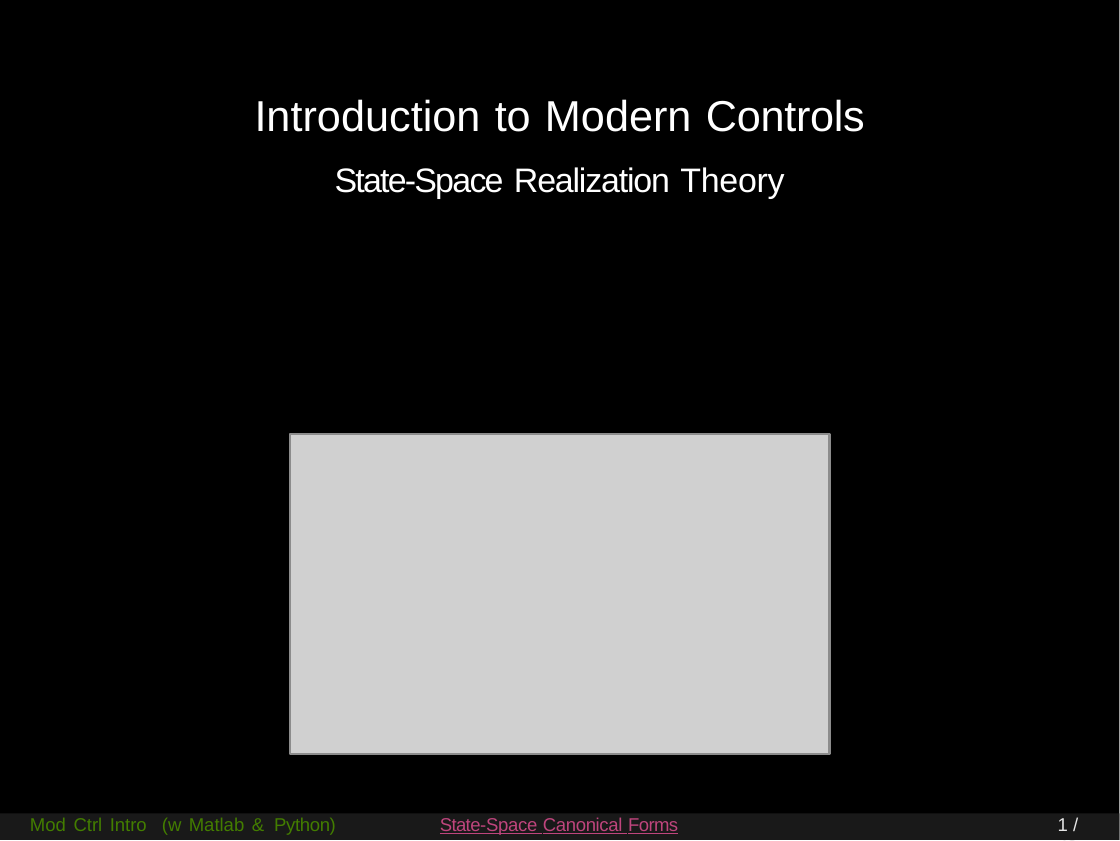
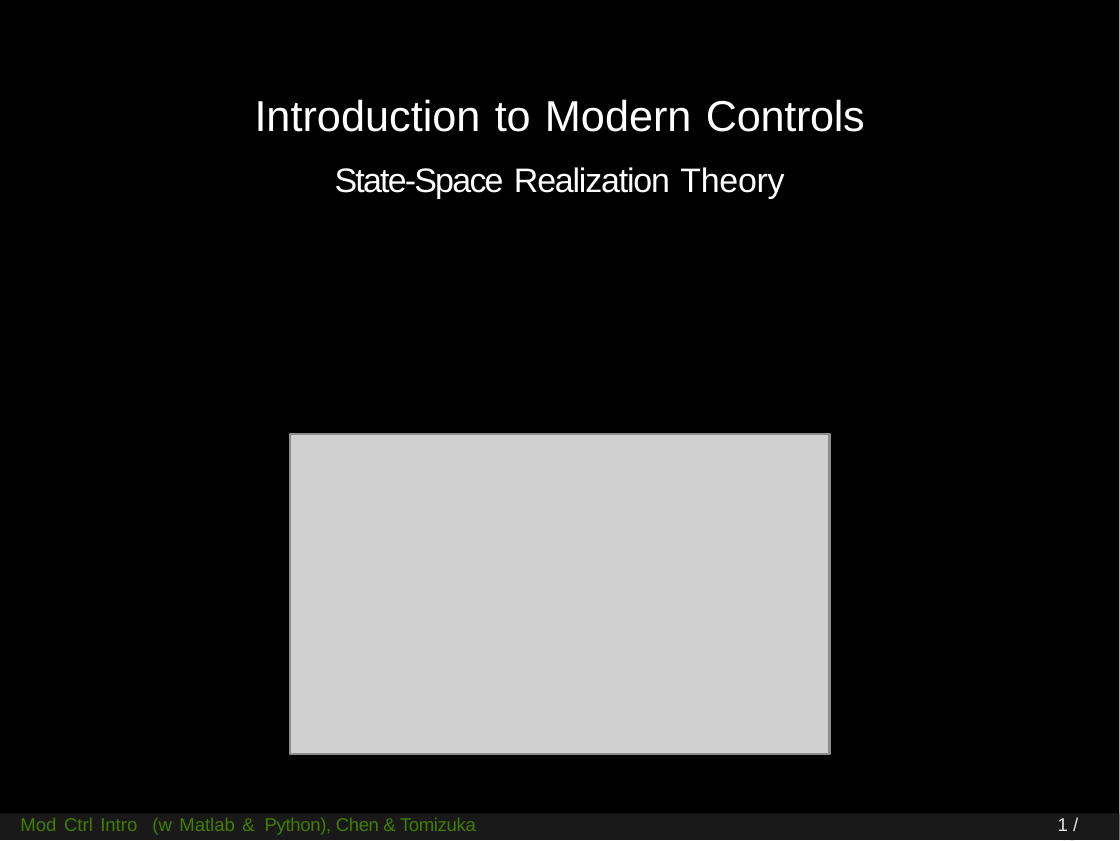
Before and after one commit to MCIMP-book/mcimp, a slide deck: slide 1 of lecture notes/from Modeling to Continuous-time LQ/powerpoint_handouts (work in progress)/08-State-Space Realization Theory (imcmp-handout-dark) - pub.pptx. Drawn at 1120x841 pixels with LibreOffice and Linux fonts; fonts in the diff are those of the drawing; grey boxes stand for pictures. Boxes give left, top, right and bottom in pixels: in the first picture for what was removed or moved away, otherwise in the second. Text is boxed around its words. In the diff, an @@ line names an element or a change of style, - is before the commit and + after.

```diff
--- a/lecture notes/from Modeling to Continuous-time LQ/powerpoint_handouts (work in progress)/08-State-Space Realization Theory (imcmp-handout-dark) - pub.pptx
+++ b/lecture notes/from Modeling to Continuous-time LQ/powerpoint_handouts (work in progress)/08-State-Space Realization Theory (imcmp-handout-dark) - pub.pptx
@@ text at [20,817,476,835]: text changed @@
-Mod Ctrl Intro (w Matlab & Python)
+Mod Ctrl Intro (w Matlab & Python), Chen & Tomizuka
@@ text removed at [440,817,678,835] @@
-State-Space Canonical Forms
```
Also in this commit, not shown: 26 other files.
